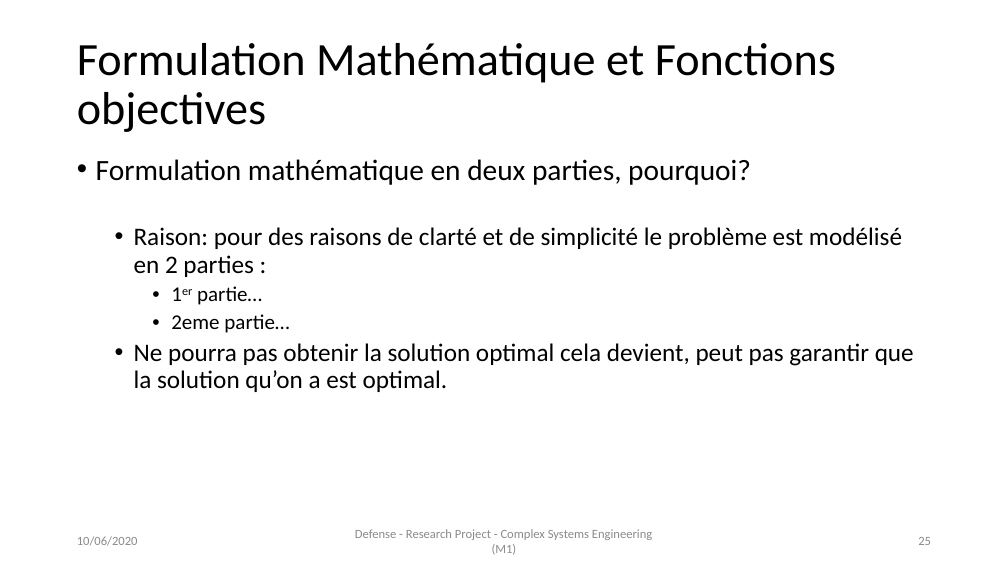
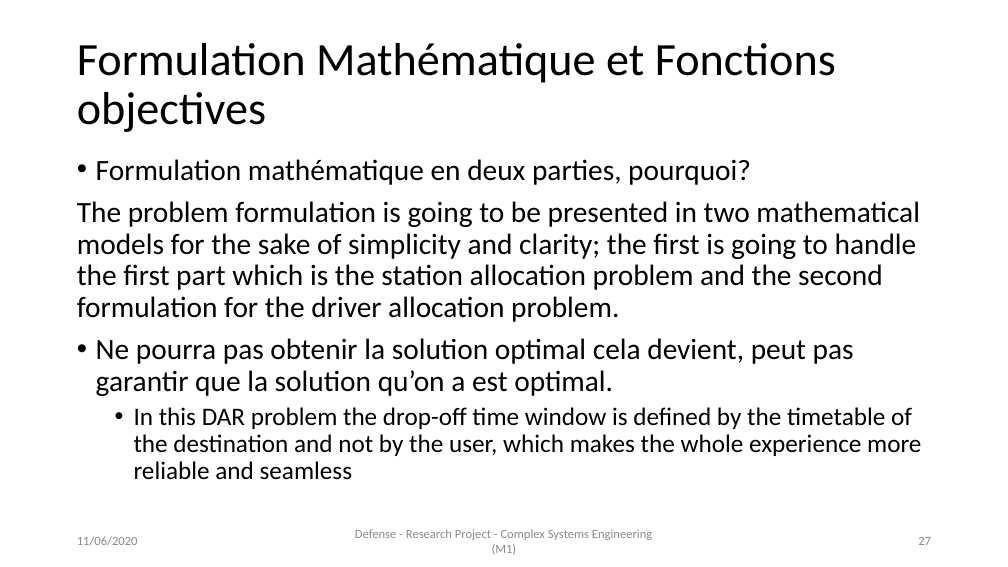
Before and after one commit to AymanABDELHAMID/OD_MTO_DARP, a slide deck: slide 27 of Presentation/presentation_AymanMahmoud.pptx (slide 25 before the commit). Drawn at 1008x567 pixels with LibreOffice and Linux fonts; fonts in the diff are those of the drawing. Boxes give left, top, right and bottom in pixels: in the first picture for what was removed or moved away, otherwise in the second. Text is boxed around its words. In the diff, an @@ line names an element or a change of style, - is before the commit and + after.

Commit message:
work on presentation

```diff
--- a/Presentation/presentation_AymanMahmoud.pptx
+++ b/Presentation/presentation_AymanMahmoud.pptx
@@ text at [77,201,920,322]: text changed; size 24 to 28 pt @@
-  • Raison: pour des raisons de clarté et de simplicité le problème est modélisé en 2 parties :
-    • 1er partie…
-    • 2eme partie…
+The problem formulation is going to be presented in two mathematical models for the sake of simplicity and clarity; the first is going to handle the first part which is the station allocation problem and the second formulation for the driver allocation problem.
@@ text at [96,338,854,396]: size 24 to 28 pt in "Ne pourra pas obtenir la solution optimal ..."; list level 2 to 1 in "Ne pourra pas obtenir la ..." @@
@@ text at [134,407,921,480]: paragraph added @@
+  • In this DAR problem the drop-off time window is defined by the timetable of the destination and not by the user, which makes the whole experience more reliable and seamless
@@ text at [77,536,138,546]: text changed @@
-10/06/2020
+11/06/2020
@@ page number at [918,537,931,545]: text changed @@
-25
+27
```
Also in this commit, not shown: 27 other slides changed, 5 slides added, 4 other files.
